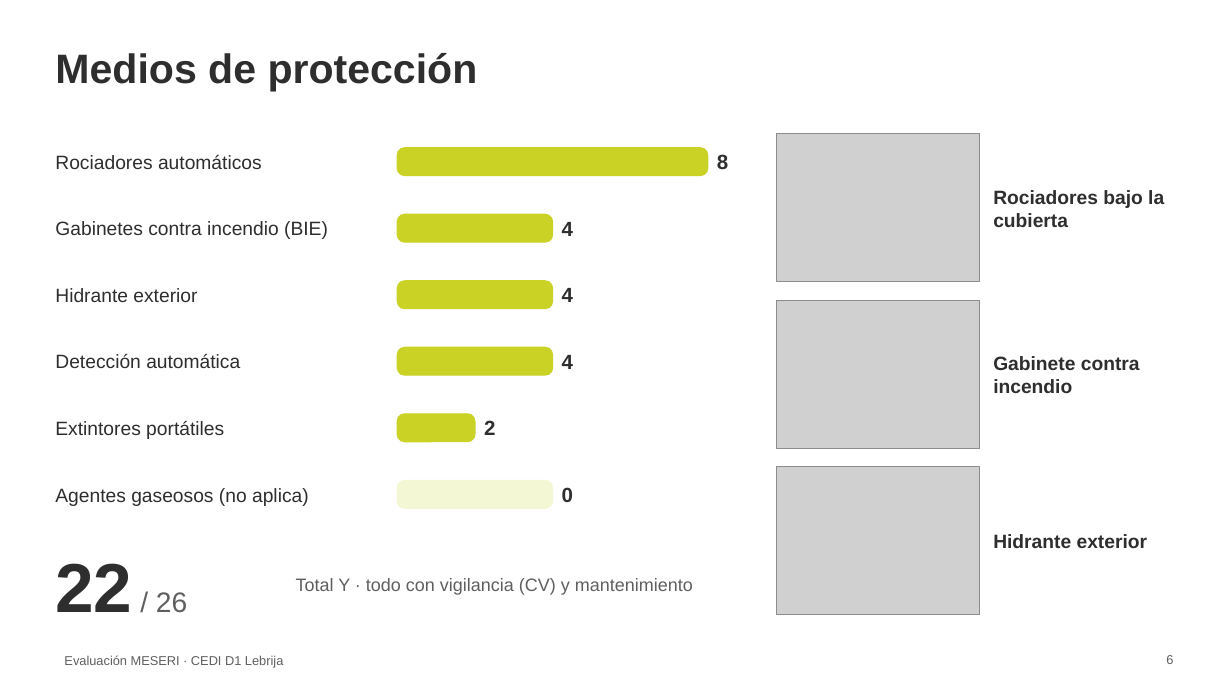
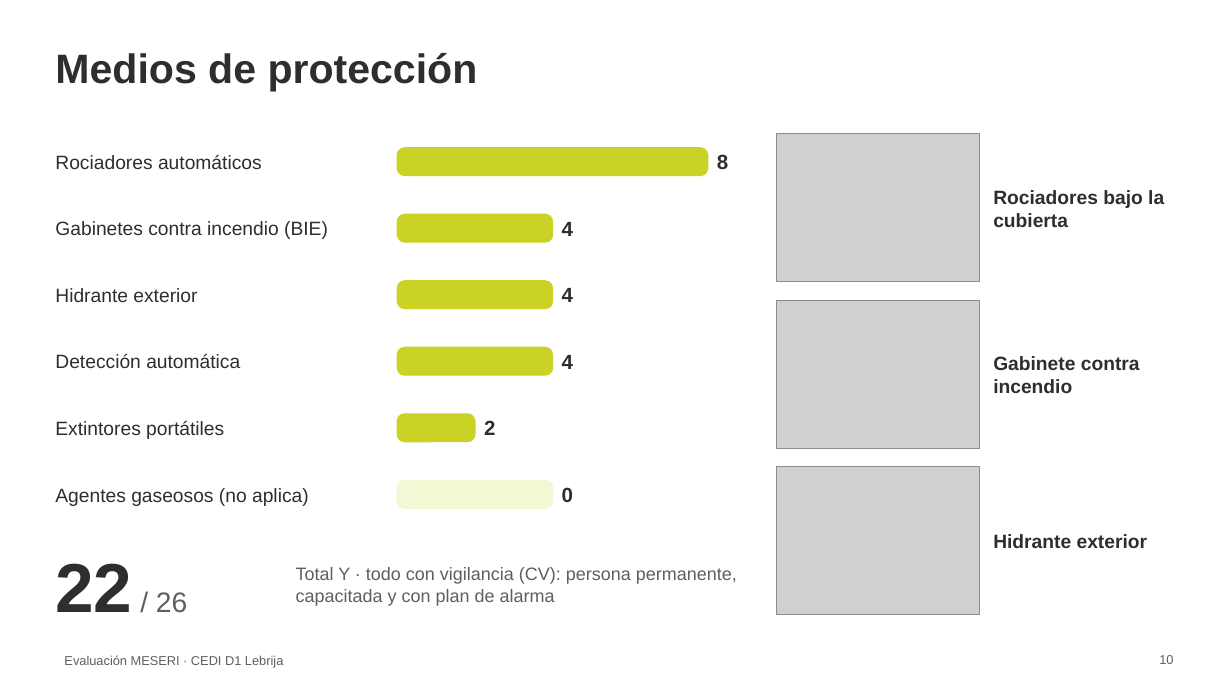
Before and after one commit to bgrados31/cedi-d1-lebrija, a slide deck: slide 10 of Angely_Osorio_SO_C2_E133_Exposicion.pptx (slide 6 before the commit). Drawn at 1232x693 pixels with LibreOffice and Linux fonts; fonts in the diff are those of the drawing; grey boxes stand for pictures; background and template pictures are left out. Boxes give left, top, right and bottom in pixels: in the first picture for what was removed or moved away, otherwise in the second. Text is boxed around its words. In the diff, an @@ line names an element or a change of style, - is before the commit and + after.

```diff
--- a/Angely_Osorio_SO_C2_E133_Exposicion.pptx
+++ b/Angely_Osorio_SO_C2_E133_Exposicion.pptx
@@ text at (296, 567, 737, 606): text changed @@
-Total Y · todo con vigilancia (CV) y mantenimiento
+Total Y · todo con vigilancia (CV): persona permanente, capacitada y con plan de alarma
@@ page number at (1159, 655, 1173, 664): text changed @@
-6
+10
```
Also in this commit, not shown: 1 other slide changed, 9 slides added, 2 slides removed, 1 other file.
